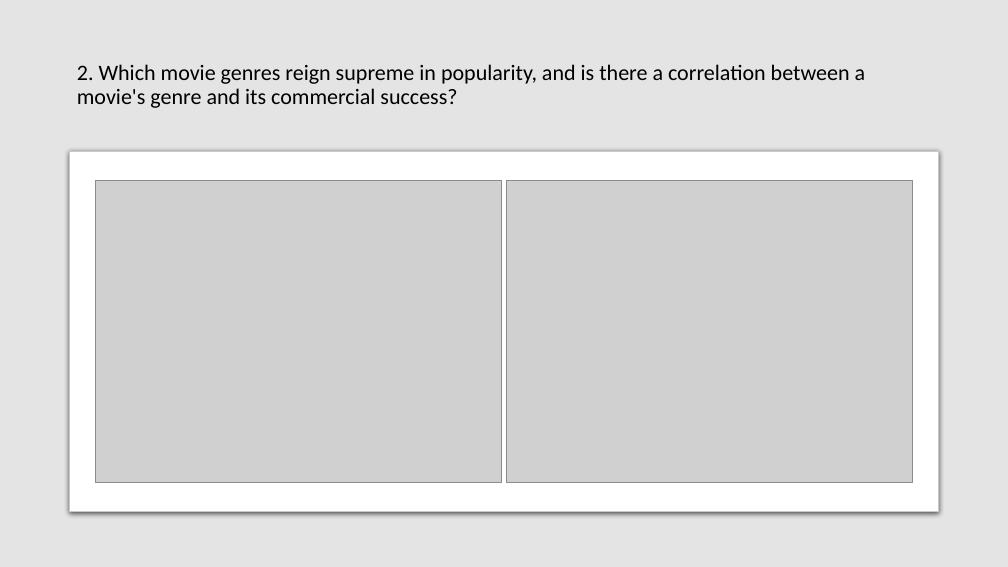
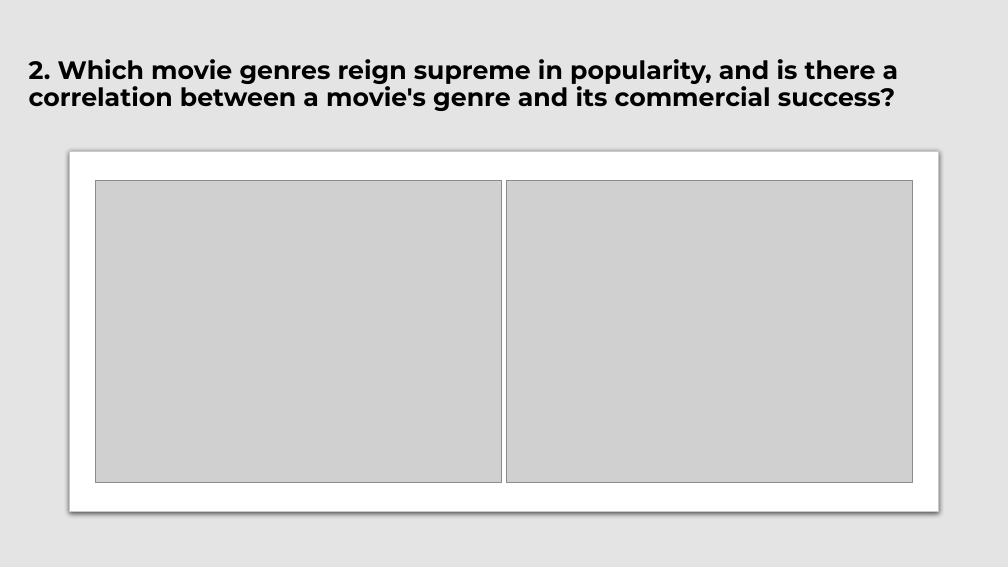
Before and after one commit to AnyasorG/project1_group4, a slide deck: slide 5 of Project1_Presentation.pptx (slide 4 before the commit). Drawn at 1008x567 pixels with LibreOffice and Linux fonts; fonts in the diff are those of the drawing; grey boxes stand for pictures. Boxes give left, top, right and bottom in pixels: in the first picture for what was removed or moved away, otherwise in the second. Text is boxed around its words. In the diff, an @@ line names an element or a change of style, - is before the commit and + after.

```diff
--- a/Project1_Presentation.pptx
+++ b/Project1_Presentation.pptx
@@ title "2. Which movie genres reign ...": place and size @@
-title "2. Which movie genres reign ..." at (70, 30, 939, 140)
+title "2. Which movie genres reign ..." at (21, 30, 939, 140)
@@ title "2. Which movie genres reign ..." at (21, 30, 939, 140): size 21 to 24 pt, font Calibri to Montserrat, bold on @@
```
Also in this commit, not shown: 6 other slides changed, 2 slides added, 1 slide removed, 5 other files.
